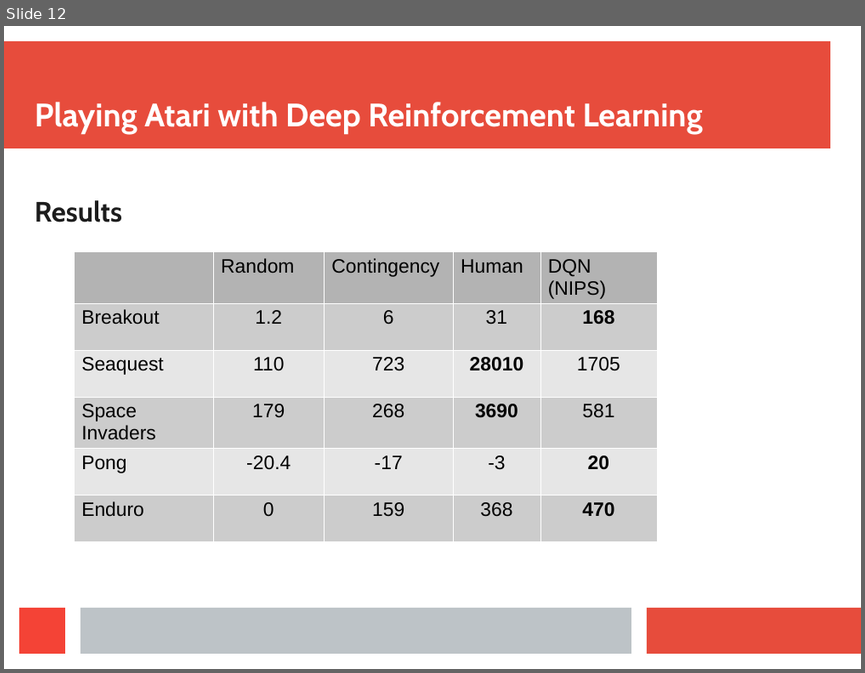
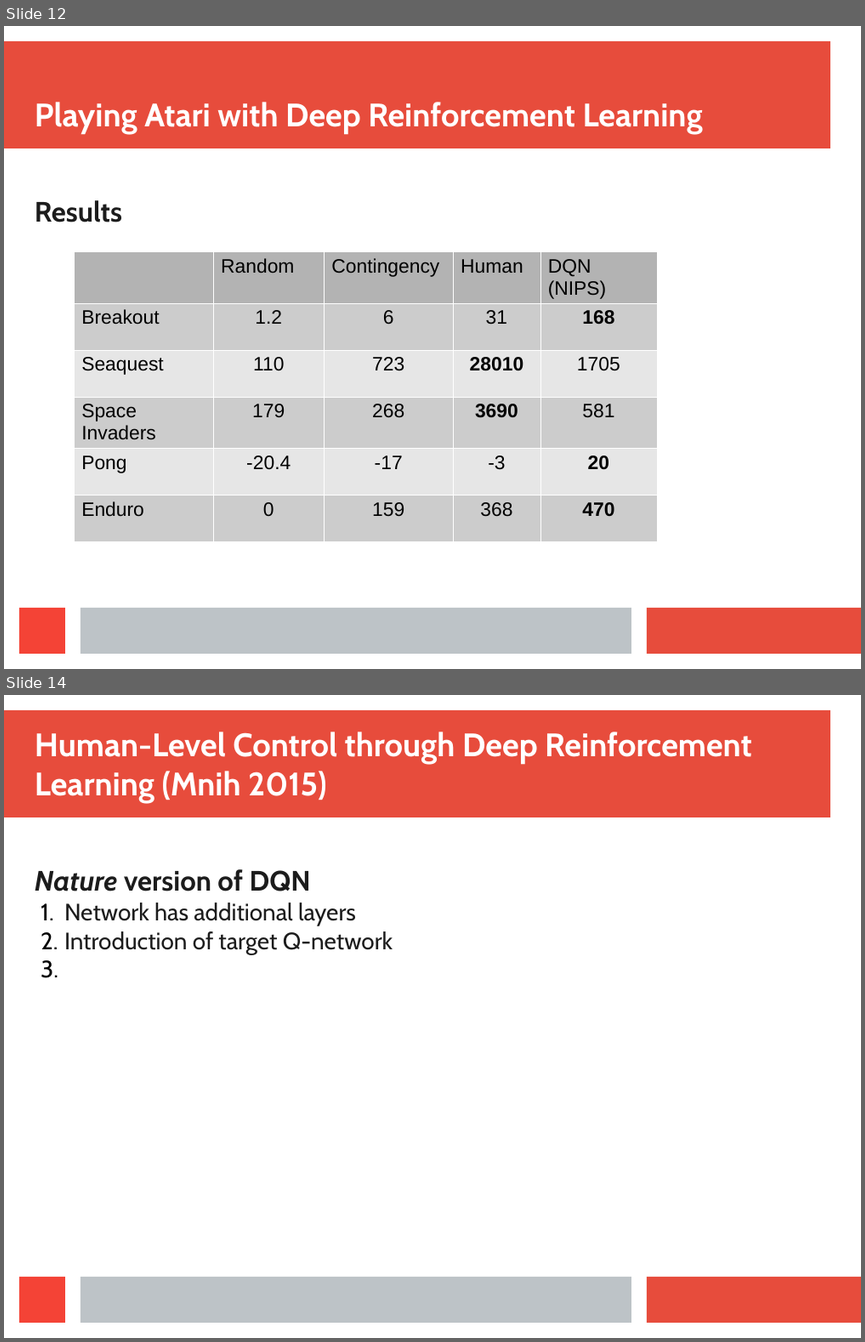
Before and after one commit to danathughes/AtariRL, a slide deck: Presentation.pptx. Shown one above the other, each under a label of ours: slide 12 before the commit, slides 12 and 14 after it; the slides between them are not shown. The pictures are 865x673 and 865x1342 pixels, drawn with LibreOffice and Linux fonts; fonts in the diff are those of the drawing. Boxes give left, top, right and bottom in pixels: in the first picture for what was removed or moved away, otherwise in the second. Text is boxed around its words. In the diff, an @@ line names an element or a change of style, - is before the commit and + after.

```diff
--- a/Presentation.pptx
+++ b/Presentation.pptx
@@ slide 14 added at [4, 695, 861, 1338], background #FFFFFF; not listed: 4 template elements that a slide beside it also shows @@
@@ text added at [35, 732, 752, 802], 30.1 pt, text #FFFFFF, bold @@
+Human-Level Control through Deep Reinforcement Learning (Mnih 2015)
@@ text added at [35, 869, 392, 954], 22 pt, text #1C1C1C @@
+Nature version of DQN
+  1. Network has additional layers
+  2. Introduction of target Q-network
```
Also in this commit, not shown: 1 slide changed.
